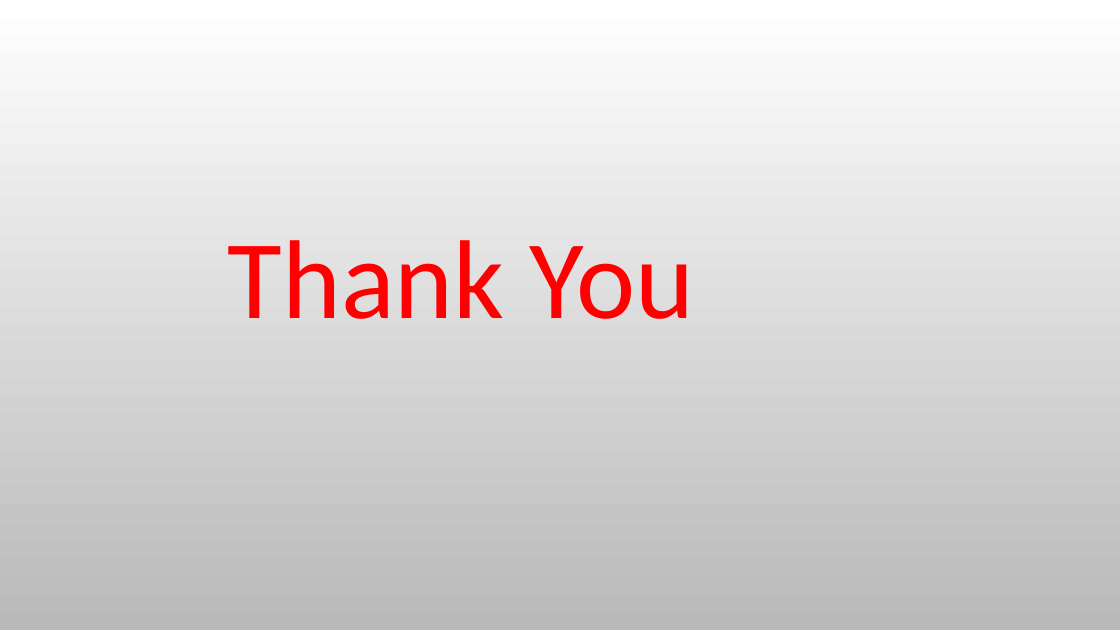
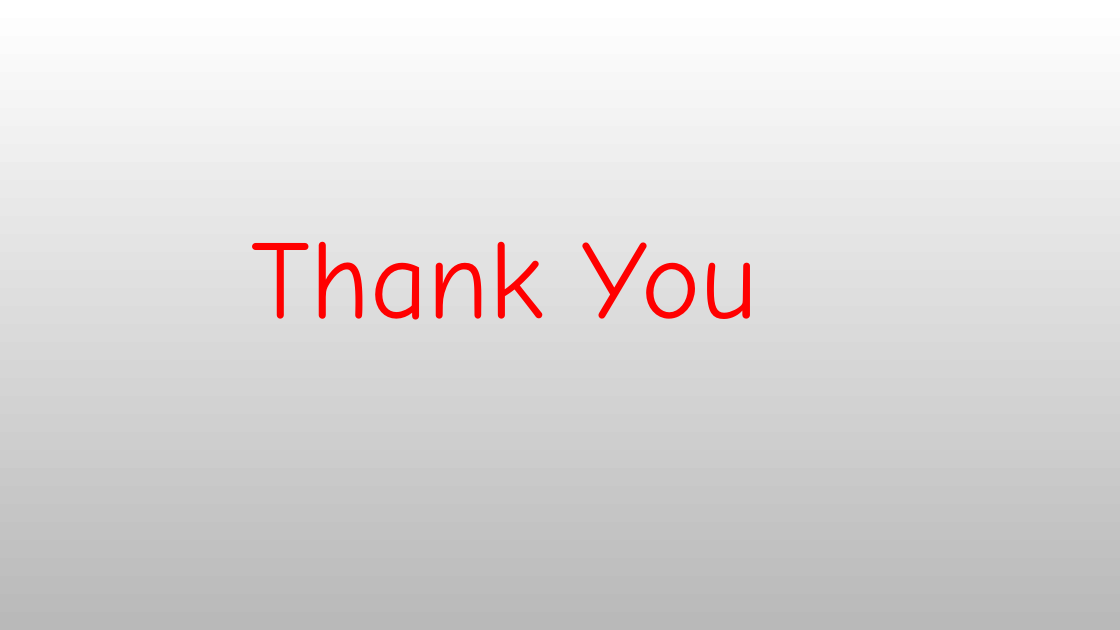
Before and after one commit to om101deore/ADS-project, a slide deck: slide 9 of ADS PPT.pptx (slide 10 before the commit). Drawn at 1120x630 pixels with LibreOffice and Linux fonts; fonts in the diff are those of the drawing; background and template pictures are left out. Boxes give left, top, right and bottom in pixels: in the first picture for what was removed or moved away, otherwise in the second. Text is boxed around its words. In the diff, an @@ line names an element or a change of style, - is before the commit and + after.

```diff
--- a/ADS PPT.pptx
+++ b/ADS PPT.pptx
@@ text "Thank You": place and size @@
-text "Thank You" at <box>228,240,694,319</box>
+text "Thank You" at <box>252,241,758,320</box>
@@ text "Thank You" at <box>252,241,758,320</box>: font Calibri to Comic Neue @@
```
Also in this commit, not shown: 6 other slides changed, 2 slides added, 3 slides removed.
